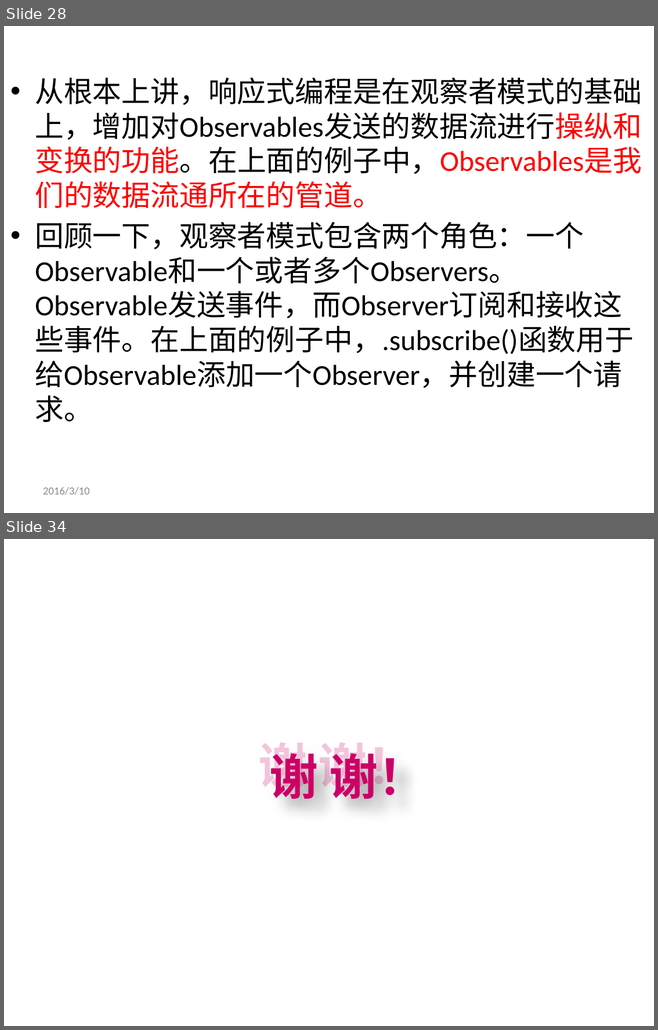
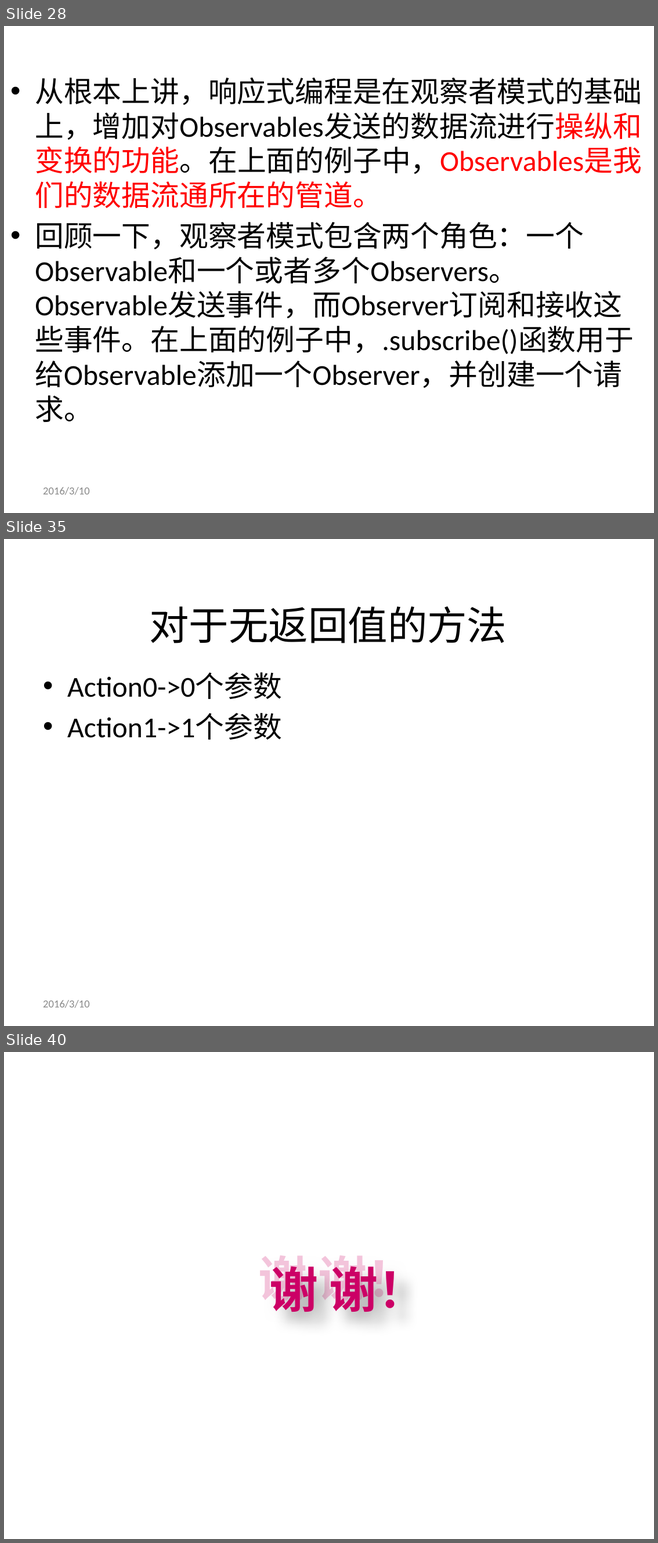
Before and after one commit to genglei-cuan/Study, a slide deck: notes/rxjava/RxJava简介.pptx. Shown one above the other, each under a label of ours: slides 28 and 34 before the commit, slides 28, 35 and 40 after it; the slides between them are not shown. The pictures are 658x1030 and 658x1543 pixels, drawn with LibreOffice and Linux fonts; fonts in the diff are those of the drawing; background and template pictures are left out. Boxes give left, top, right and bottom in pixels: in the first picture for what was removed or moved away, otherwise in the second. Text is boxed around its words. In the diff, an @@ line names an element or a change of style, - is before the commit and + after.

```diff
--- a/notes/rxjava/RxJava简介.pptx
+++ b/notes/rxjava/RxJava简介.pptx
@@ slide 35 added at (4, 539, 654, 1026), background picture (left out) @@
@@ title added at (149, 606, 506, 643), 44 pt, text #000000 @@
+对于无返回值的方法
@@ text added at (67, 673, 282, 740), 32 pt, text #000000 @@
+• Action0->0个参数
+• Action1->1个参数
@@ text added at (43, 1000, 90, 1008), 12 pt, text #898989 @@
+2016/3/10
@@ what was slide 34 is now slide 40 @@
```
Also in this commit, not shown: 26 slides changed, 5 other slides added.
